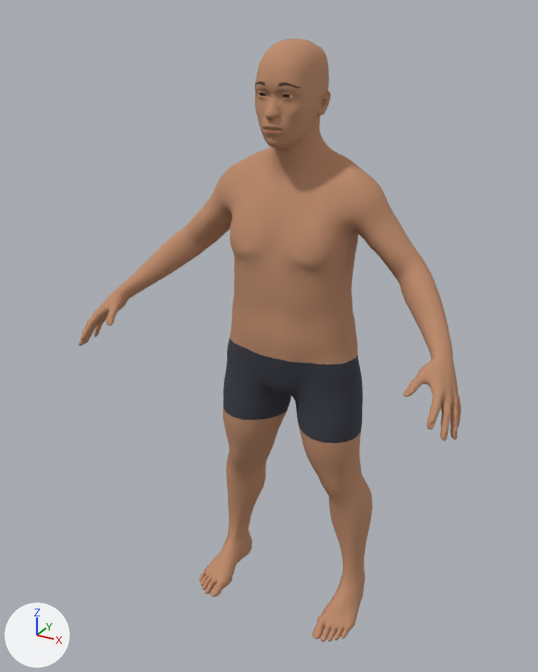
Before and after pictures for a commit that changed the glTF model charactercreation/mpfb/mpfb_short.glb.
Rendered twice from a camera (50 mm lens) standing at (0.702, -1.419, 1.395) and looking at (-0.029, -0.089, 0.731). Lighting does not change. The marker at lower left points along +X, +Y and +Z. The older version comes first.

Objects in the first picture: 'mpfb_short'.
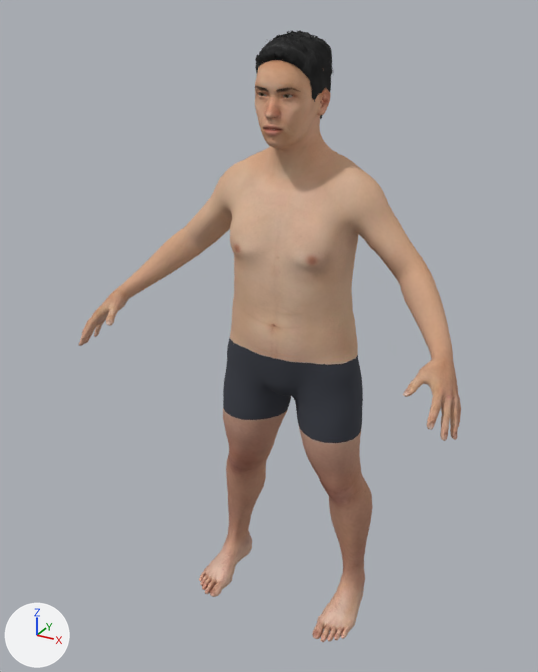
The change in detail:
Picture 'mpfb_short_skin' (img_mpfb_short_skin) is new.
Picture 'mpfb_short_hair' (img_mpfb_short_hair) is new.
Material 'mpfb_short' (mat_mpfb_short) changes its picture from img_mpfb_skin to img_mpfb_short_skin.
Material 'mpfb_short_hair' (mat_mpfb_short_hair) is new.
Uses the picture img_mpfb_short_hair.
Mesh me_mpfb_short_hair is new.
It has 2984 vertices, 3678 faces and spans x -0.067..0.067, y -0.125..0.054, z 1.174..1.357.
It uses material mat_mpfb_short_hair.
Object 'mpfb_short_hair' (ob_mpfb_short_hair) is new; it shows me_mpfb_short_hair.
Its location is (0.0, 0.0, 0.0).

Boxes (x1, y1, x2, y2) around the edits, measured in the pictures (538 x 672 px):
'mpfb_short', surface changed
    both: (78, 60, 461, 642)
'mpfb_short_hair', added
    after: (255, 30, 333, 119)
